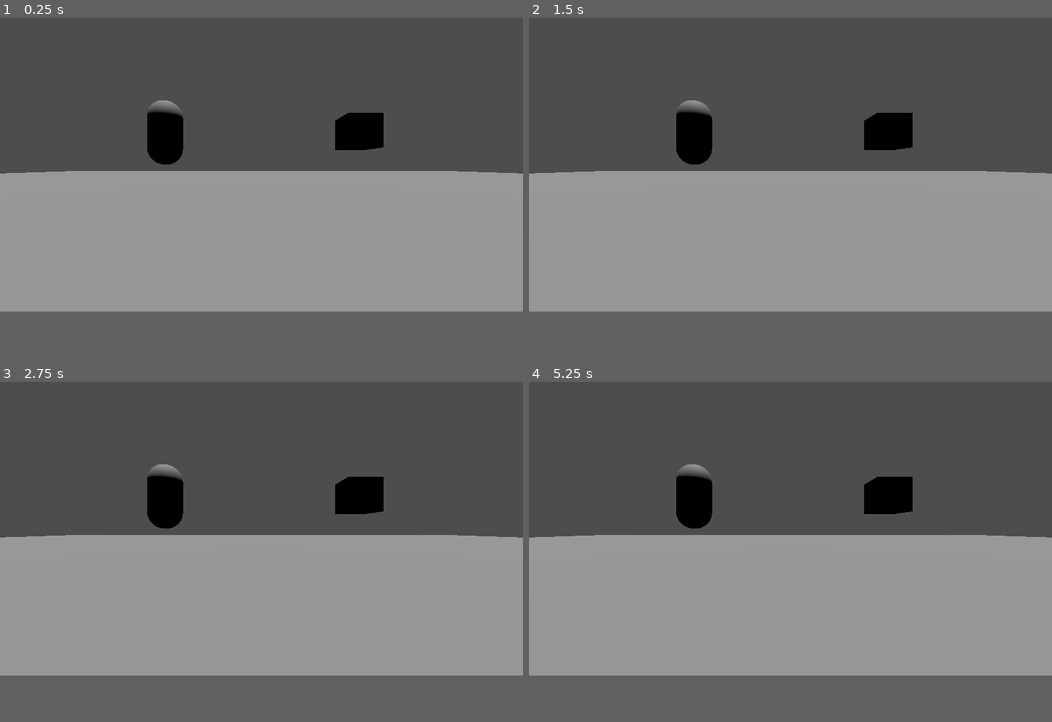
Above: before the commit, frames 1-4 (two rows, left to right).
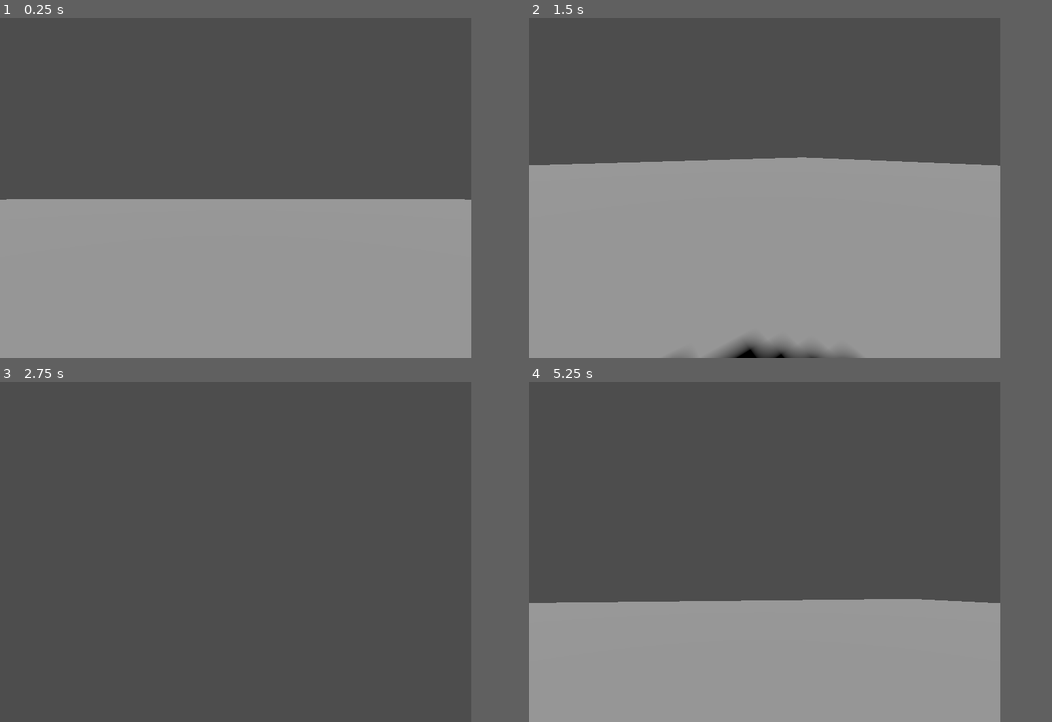
Above: after the commit, the same moments.

Repository: snipchu/shotgun_showdown
Game: Godot game, scene res://scenes/world.tscn
The game is run twice, just before and just after one commit, with the same random seed, the same clock (stepped at 60 frames per second) and the same inputs. Before the commit the project starts from res://scenes/game.tscn. The engine's default icon, where the game draws it, is replaced by a stand-in: a white triangle on a blue panel in a dark square.
Inputs (mouse positions are in pixels of both pictures, inside the frame that each line leads up to):
- Up to frame 1 (0.25 s): no input
- Up to frame 2 (1.5 s): tap Enter at 0.5 s; move the mouse to (905, 150) at 0.52 s; tap Space at 1.25 s; move the mouse to (685, 177) at 1.27 s
- Up to frame 3 (2.75 s): tap Enter at 2 s; move the mouse to (313, 463) at 2.02 s
- Up to frame 4 (5.25 s): tap Space at 2.75, 4.25 s; move the mouse to (764, 586) at 2.77 s; tap Enter at 3.5 s; move the mouse to (947, 572) at 3.52 s; move the mouse to (633, 484) at 4.27 s; move the mouse to (816, 528) at 5.02 s
The window is 799x449 before the commit and 720x520 after it. Grey fills any space a smaller window leaves; there, only what the larger window draws over its background counts as a difference.

The runs differ from the first frame. In frame 1, 13% of the frame differs, in the area x 0-100%, y 24-87%; in frame 2, 9.5%; in frame 3, 43%; in frame 4, 24%.

Commit message:
player camera, birdy, and some various other changes

Diff:
--- a/project.godot
+++ b/project.godot
@@ -11,9 +11,14 @@
 [application]
 
 config/name="shotgun_showdown"
-run/main_scene="res://scenes/game.tscn"
+run/main_scene="res://scenes/world.tscn"
 config/features=PackedStringArray("4.3", "Mobile")
 config/icon="res://icon.svg"
+
+[display]
+
+window/size/viewport_width=720
+window/size/viewport_height=520
 
 [input]
 
--- /dev/null
+++ b/scenes/birdy.tscn
@@ -0,0 +1,23 @@
+[gd_scene load_steps=6 format=3 uid="uid://cd2urxnxdiudv"]
+
+[ext_resource type="Texture2D" uid="uid://bx6d4w0ixentw" path="res://icon.svg" id="1_a5cku"]
+[ext_resource type="Script" path="res://scripts/birdy.gd" id="1_d5gi0"]
+
+[sub_resource type="StandardMaterial3D" id="StandardMaterial3D_pv03c"]
+albedo_texture = ExtResource("1_a5cku")
+
+[sub_resource type="QuadMesh" id="QuadMesh_7nou3"]
+material = SubResource("StandardMaterial3D_pv03c")
+
+[sub_resource type="BoxShape3D" id="BoxShape3D_l4ygk"]
+size = Vector3(1, 1, 0.05)
+
+[node name="birdy" type="AnimatableBody3D"]
+script = ExtResource("1_d5gi0")
+
+[node name="MeshInstance3D" type="MeshInstance3D" parent="."]
+mesh = SubResource("QuadMesh_7nou3")
+skeleton = NodePath("../..")
+
+[node name="CollisionShape3D" type="CollisionShape3D" parent="."]
+shape = SubResource("BoxShape3D_l4ygk")
--- a/scenes/bruce.tscn
+++ b/scenes/bruce.tscn
@@ -1,8 +1,12 @@
-[gd_scene load_steps=3 format=3 uid="uid://ddsd8phiytxwf"]
+[gd_scene load_steps=4 format=3 uid="uid://ddsd8phiytxwf"]
+
+[ext_resource type="Script" path="res://scripts/camera.gd" id="2_twdfm"]
 
 [sub_resource type="CapsuleShape3D" id="CapsuleShape3D_q2y5q"]
 
 [sub_resource type="CapsuleMesh" id="CapsuleMesh_b7fuj"]
+radial_segments = 12
+rings = 4
 
 [node name="bruce" type="CharacterBody3D"]
 
@@ -12,7 +16,8 @@
 [node name="MeshInstance3D" type="MeshInstance3D" parent="."]
 mesh = SubResource("CapsuleMesh_b7fuj")
 
-[node name="camera_ctrl" type="Node3D" parent="."]
-transform = Transform3D(1, 0, 0, 0, 1, 0, 0, 0, 1, 0, 0.5, 0)
+[node name="pivot" type="Node3D" parent="."]
+transform = Transform3D(0.6, 0, 0, 0, 0.6, 0, 0, 0, 0.6, 0, 0.5, 0)
+script = ExtResource("2_twdfm")
 
-[node name="Camera3D" type="Camera3D" parent="camera_ctrl"]
+[node name="Camera3D" type="Camera3D" parent="pivot"]
--- a/scenes/game.tscn
+++ /dev/null
@@ -1,51 +0,0 @@
-[gd_scene load_steps=8 format=3 uid="uid://djkd1ey7fveet"]
-
-[ext_resource type="PackedScene" uid="uid://ddsd8phiytxwf" path="res://scenes/bruce.tscn" id="1_1u3tp"]
-
-[sub_resource type="BoxShape3D" id="BoxShape3D_ndhjy"]
-size = Vector3(30, 1, 30)
-
-[sub_resource type="BoxMesh" id="BoxMesh_a3ioi"]
-size = Vector3(30, 1, 30)
-
-[sub_resource type="CapsuleShape3D" id="CapsuleShape3D_lclsu"]
-
-[sub_resource type="CapsuleMesh" id="CapsuleMesh_lje56"]
-
-[sub_resource type="BoxShape3D" id="BoxShape3D_jn11b"]
-
-[sub_resource type="BoxMesh" id="BoxMesh_675uq"]
-
-[node name="game" type="Node3D"]
-
-[node name="bruce" parent="." instance=ExtResource("1_1u3tp")]
-
-[node name="floor" type="StaticBody3D" parent="."]
-transform = Transform3D(1, 0, 0, 0, 1, 0, 0, 0, 1, 0, -0.5, 0)
-
-[node name="CollisionShape3D" type="CollisionShape3D" parent="floor"]
-shape = SubResource("BoxShape3D_ndhjy")
-
-[node name="MeshInstance3D" type="MeshInstance3D" parent="floor"]
-mesh = SubResource("BoxMesh_a3ioi")
-
-[node name="floor2" type="StaticBody3D" parent="."]
-transform = Transform3D(1, 0, 0, 0, 1, 0, 0, 0, 1, -3, 1.5, -6)
-
-[node name="CollisionShape3D" type="CollisionShape3D" parent="floor2"]
-shape = SubResource("CapsuleShape3D_lclsu")
-
-[node name="MeshInstance3D" type="MeshInstance3D" parent="floor2"]
-mesh = SubResource("CapsuleMesh_lje56")
-
-[node name="floor3" type="StaticBody3D" parent="."]
-transform = Transform3D(1, 0, 0, 0, 1, 0, 0, 0, 1, 3, 1.5, -6)
-
-[node name="CollisionShape3D" type="CollisionShape3D" parent="floor3"]
-shape = SubResource("BoxShape3D_jn11b")
-
-[node name="MeshInstance3D" type="MeshInstance3D" parent="floor3"]
-mesh = SubResource("BoxMesh_675uq")
-
-[node name="light" type="DirectionalLight3D" parent="."]
-transform = Transform3D(1, 0, 0, 0, -4.37114e-08, 1, 0, -1, -4.37114e-08, 0, 11, 0)
--- /dev/null
+++ b/scenes/world.tscn
@@ -0,0 +1,37 @@
+[gd_scene load_steps=4 format=3 uid="uid://byvpwn0lesob4"]
+
+[ext_resource type="PackedScene" uid="uid://ddsd8phiytxwf" path="res://scenes/bruce.tscn" id="1_c5da6"]
+[ext_resource type="Script" path="res://scripts/world.gd" id="1_lnlqk"]
+[ext_resource type="PackedScene" uid="uid://cd2urxnxdiudv" path="res://scenes/birdy.tscn" id="2_lmfco"]
+
+[node name="world" type="Node3D"]
+script = ExtResource("1_lnlqk")
+birdyscene = ExtResource("2_lmfco")
+
+[node name="UI" type="CanvasLayer" parent="."]
+
+[node name="ammo" type="RichTextLabel" parent="UI"]
+offset_right = 40.0
+offset_bottom = 40.0
+
+[node name="score" type="RichTextLabel" parent="UI"]
+offset_right = 40.0
+offset_bottom = 40.0
+
+[node name="crosshair" type="TextureRect" parent="UI"]
+offset_right = 40.0
+offset_bottom = 40.0
+
+[node name="light" type="DirectionalLight3D" parent="."]
+transform = Transform3D(1, 0, 0, 0, -4.37114e-08, 1, 0, -1, -4.37114e-08, 0, 7, 0)
+shadow_enabled = true
+
+[node name="floor" type="CSGBox3D" parent="."]
+size = Vector3(20, 0.001, 20)
+
+[node name="bruce" parent="." instance=ExtResource("1_c5da6")]
+
+[node name="bird_spawn" type="Timer" parent="."]
+autostart = true
+
+[connection signal="timeout" from="bird_spawn" to="." method="_on_bird_spawn_timeout"]
--- /dev/null
+++ b/scripts/birdy.gd
@@ -0,0 +1,17 @@
+extends AnimatableBody3D
+
+var direction : float
+var speed : float
+
+func _ready() -> void:
+	direction = randf()
+	speed = randi_range(5, 10)
+	position.x += speed
+
+func _process(delta: float) -> void:
+	if (direction>0.5):
+		pass
+	else:
+		pass
+	if (position.x < -12 || position.x > 12):
+		queue_free()
--- /dev/null
+++ b/scripts/camera.gd
@@ -0,0 +1,24 @@
+extends Node3D
+
+const SENSITIVITY = .4
+const SMOOTHNESS = 15
+const LOWER_MAX := -20
+const UPPER_MAX := 40
+
+@onready var camera = $Camera3D
+var camera_input : Vector2
+var rotation_velocity : Vector2
+
+func _ready():
+	Input.set_mouse_mode(Input.MOUSE_MODE_CAPTURED)
+
+func _unhandled_input(event: InputEvent) -> void:
+	if event is InputEventMouseMotion:
+		camera_input = event.relative
+
+func _process(delta: float) -> void:
+	rotation_velocity = rotation_velocity.lerp(camera_input*SENSITIVITY, SMOOTHNESS*delta)
+	rotate_y(-deg_to_rad(rotation_velocity.x))
+	camera.rotate_x(-deg_to_rad(rotation_velocity.y))
+	camera.rotation.x = clamp(camera.rotation.x, deg_to_rad(LOWER_MAX), deg_to_rad(UPPER_MAX))
+	camera_input = Vector2.ZERO
--- /dev/null
+++ b/scripts/world.gd
@@ -0,0 +1,5 @@
+extends Node3D
+@export var birdyscene : PackedScene
+
+func _on_bird_spawn_timeout() -> void:
+	print("Timer ended!")
